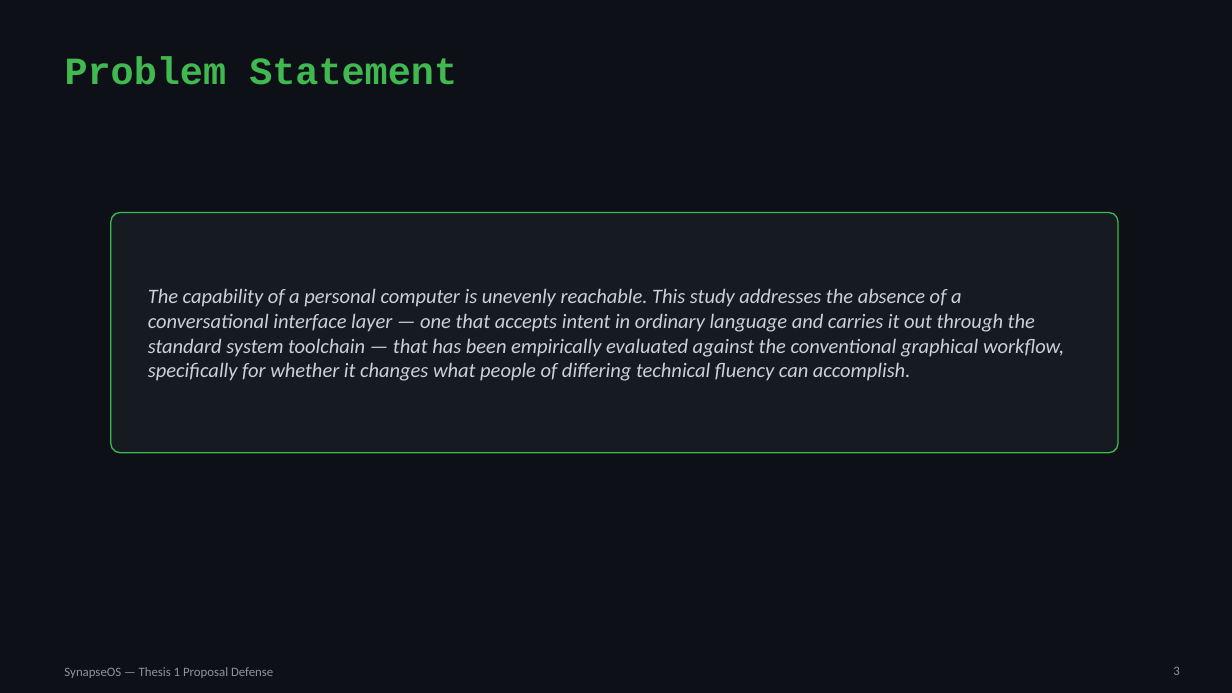
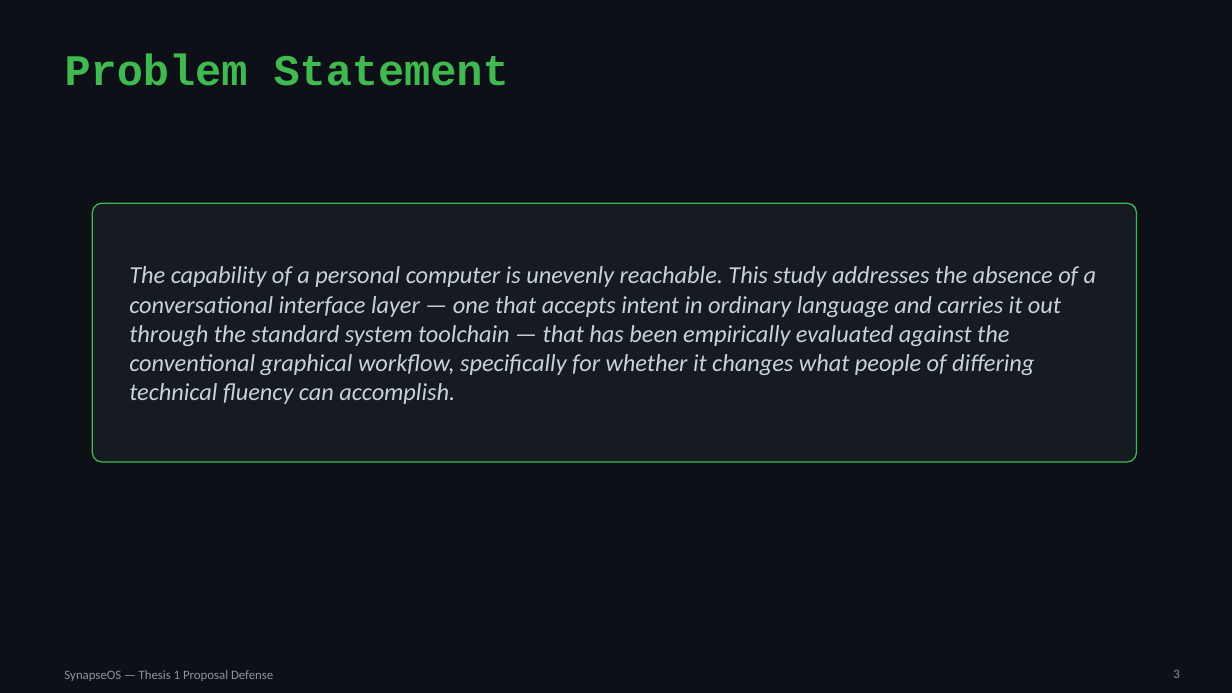
Before and after one commit to willardcsoriano/thesis, a slide deck: slide 3 of thesis 1/defense/SynapseOS_Proposal_Defense.pptx. Drawn at 1232x693 pixels with LibreOffice and Linux fonts; fonts in the diff are those of the drawing. Boxes give left, top, right and bottom in pixels: in the first picture for what was removed or moved away, otherwise in the second. Text is boxed around its words. In the diff, an @@ line names an element or a change of style, - is before the commit and + after.

```diff
--- a/thesis 1/defense/SynapseOS_Proposal_Defense.pptx
+++ b/thesis 1/defense/SynapseOS_Proposal_Defense.pptx
@@ title "Problem Statement" at bbox=[65, 53, 509, 86]: size 30 to 34 pt @@
@@ rounded rectangle: place and size @@
-rounded rectangle at bbox=[111, 213, 1118, 453]
+rounded rectangle at bbox=[92, 203, 1137, 462]
@@ rounded rectangle at bbox=[92, 203, 1137, 462]: proportions changed @@
@@ text "The capability of a personal ...": place and size @@
-text "The capability of a personal ..." at bbox=[148, 288, 1064, 381]
+text "The capability of a personal ..." at bbox=[129, 266, 1097, 404]
@@ text "The capability of a personal ..." at bbox=[129, 266, 1097, 404]: size 16 to 19 pt @@
```
Also in this commit, not shown: 14 other slides changed, 2 slides added, 2 other files.
